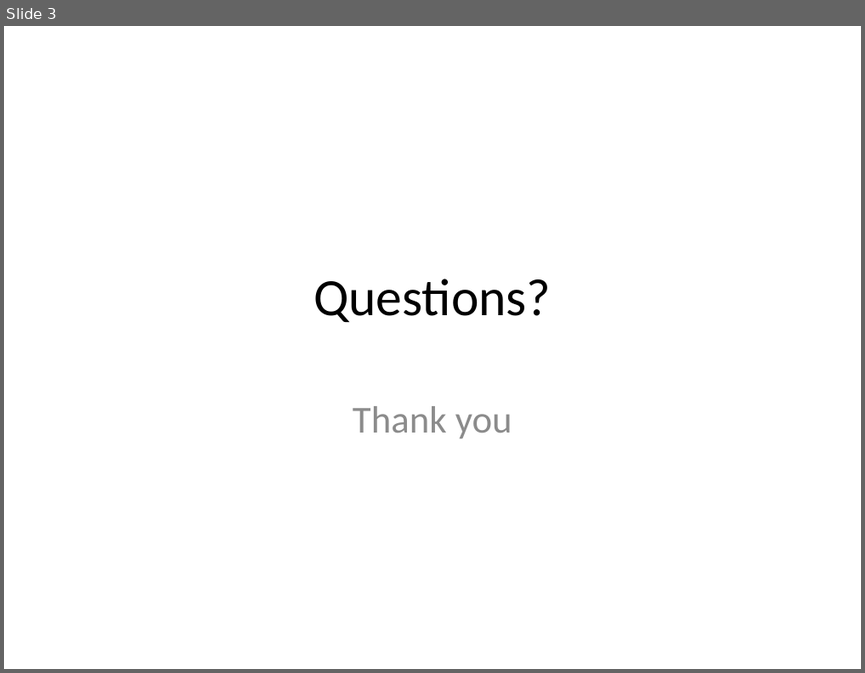
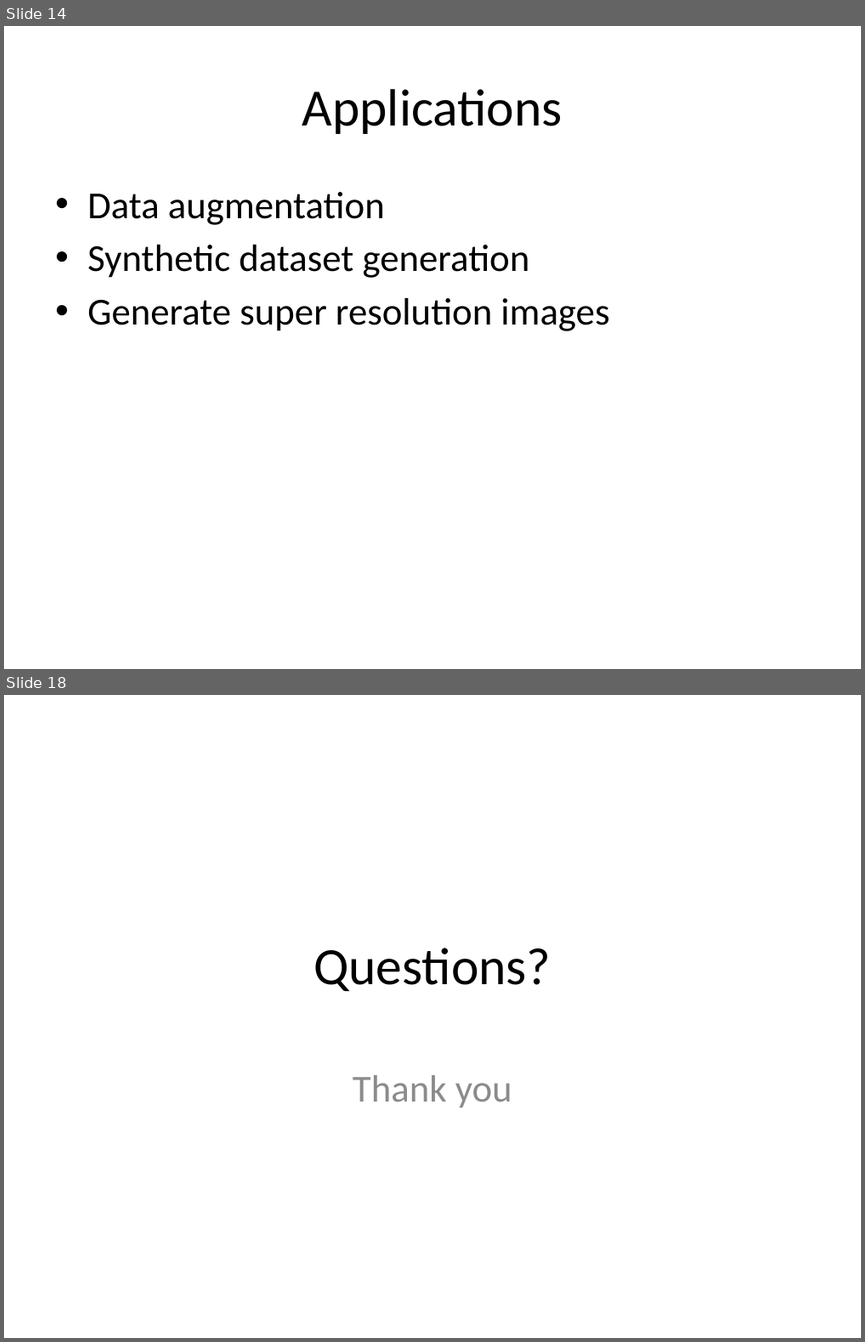
Before and after one commit to look4pritam/GenerativeAdversarialNetworks, a slide deck: Presentations/GenerativeAdversarialNetwork.pptx. Shown one above the other, each under a label of ours: slide 3 before the commit, slides 14 and 18 after it; the slides between them are not shown. The pictures are 865x673 and 865x1342 pixels, drawn with LibreOffice and Linux fonts; fonts in the diff are those of the drawing. Boxes give left, top, right and bottom in pixels: in the first picture for what was removed or moved away, otherwise in the second. Text is boxed around its words. In the diff, an @@ line names an element or a change of style, - is before the commit and + after.

```diff
--- a/Presentations/GenerativeAdversarialNetwork.pptx
+++ b/Presentations/GenerativeAdversarialNetwork.pptx
@@ slide 14 added at box(4, 26, 861, 669), background #FFFFFF @@
@@ title added at box(302, 89, 562, 134), 44 pt, text #000000 @@
+Applications
@@ text added at box(87, 192, 609, 331), 32 pt, text #000000 @@
+• Data augmentation
+• Synthetic dataset generation
+• Generate super resolution images
@@ what was slide 3 is now slide 18 @@
```
Also in this commit, not shown: 1 slide changed, 15 other slides added, 1 slide removed.
